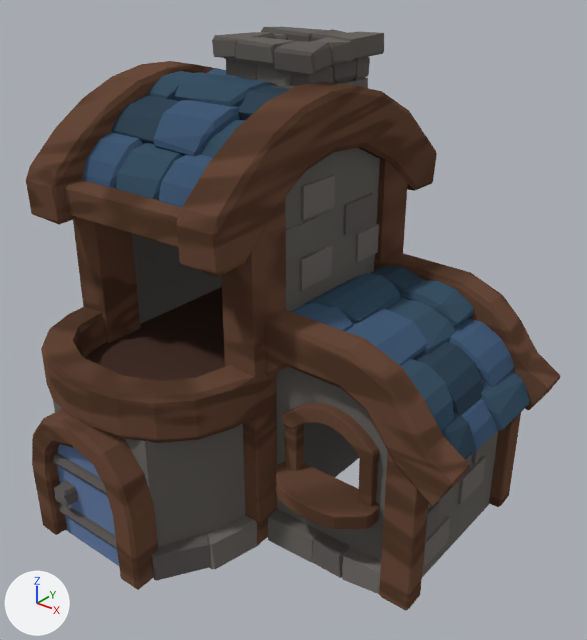
Two versions of the Blender file GPU-Instancing/Assets/Models/nop_cottage.blend, one commit apart.
One viewpoint serves both versions: a 50 mm lens placed at (6.77, -7.61, 8.57), pointed at (-0.04, 0.91, 3.29). The lights are fixed; the arrows at lower left show +X, +Y and +Z.
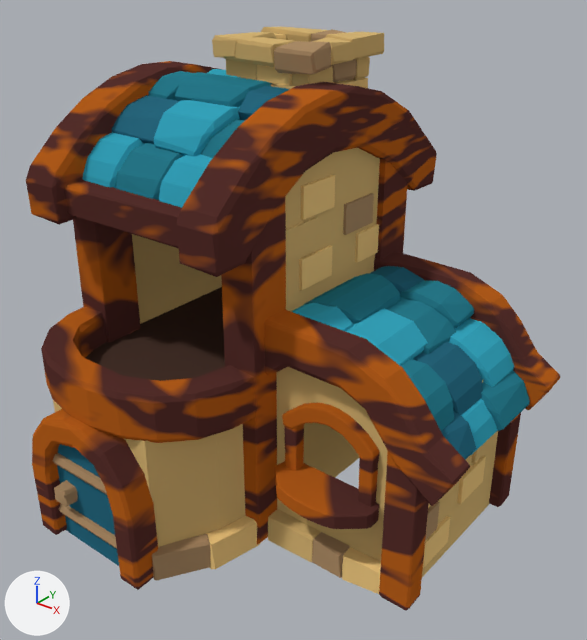
Boxes [x1, y1, x2, y2] around the edits, measured in the pictures (587 x 640 px):
'Cube.001', recoloured: [26, 27, 560, 611] in both

The change, as a list of edits to the scene's bpy script:
```text
Change mat_wood:
    where n3 = _N.new('ShaderNodeTexNoise'); n3.name = 'Noise Texture'
    n3.inputs[2].default_value: 0.1 -> -0.1  # 'Scale'
    n3.inputs[3].default_value: 0.4 -> 1.6  # 'Detail'
    where n5 = _N.new('ShaderNodeValToRGB'); n5.name = 'ColorRamp'
    remove n5.color_ramp.elements[0].position = 0.29; n5.color_ramp.elements[0].color = (0.0956, 0.0467, 0.0287, 1.0)
    remove _e = n5.color_ramp.elements.new(0.659); _e.color = (0.147, 0.0733, 0.0454, 1.0)
    add n5.color_ramp.elements[0].position = 0.388; n5.color_ramp.elements[0].color = (0.0976, 0.0307, 0.0262, 1.0)
    add _e = n5.color_ramp.elements.new(0.659); _e.color = (0.474, 0.114, 0.0116, 1.0)
Change mat_lightstone:
    mat_lightstone.base_color: (0.179, 0.164, 0.155) -> (0.859, 0.594, 0.225)  # grey #75716e -> beige #eecb82
Change mat_door:
    mat_door.base_color: (0.125, 0.19, 0.343) -> (0.0203, 0.133, 0.202)  # blue #63799e -> dark cyan #27667c
Change mat_blue:
    mat_blue.base_color: (0.046, 0.0921, 0.141) -> (0.0222, 0.205, 0.275)  # dark blue #3d5669 -> cyan #297d8f
Change mat_stone:
    mat_stone.base_color: (0.145, 0.136, 0.125) -> (0.658, 0.456, 0.175)  # dark grey #6a6763 -> beige #d4b474
Change mat_darkstone:
    mat_darkstone.base_color: (0.13, 0.118, 0.114) -> (0.415, 0.266, 0.138)  # dark grey #65605f -> brown #ac8d68
Change mat_bluelight:
    mat_bluelight.base_color: (0.0615, 0.115, 0.202) -> (0.0385, 0.394, 0.531)  # dark blue #465f7c -> cyan #37a8c1
Change mat_bluedark:
    mat_bluedark.base_color: (0.0336, 0.0605, 0.0898) -> (0.0203, 0.133, 0.202)  # dark blue #334655 -> dark cyan #27667c
```
